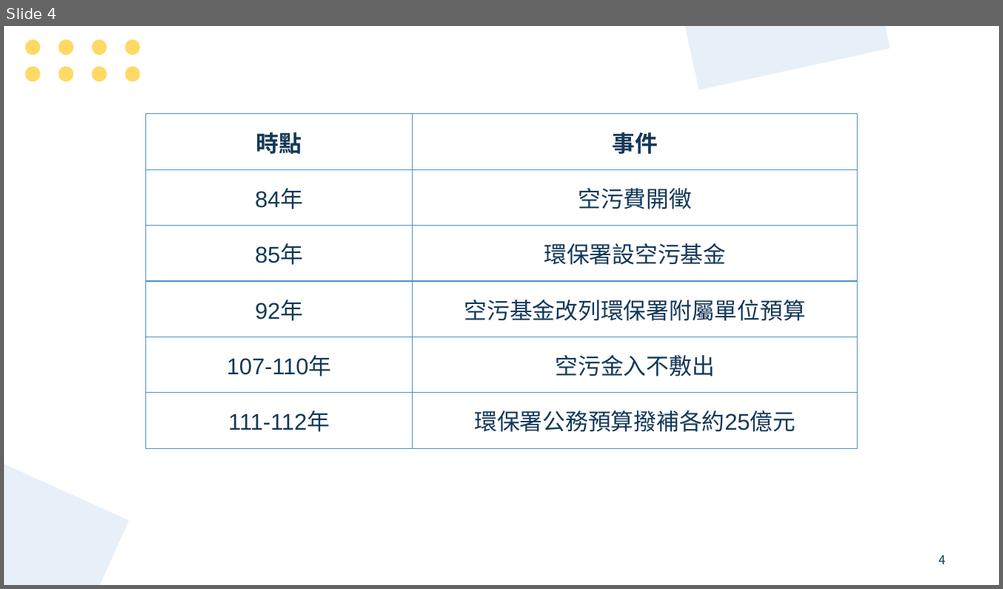
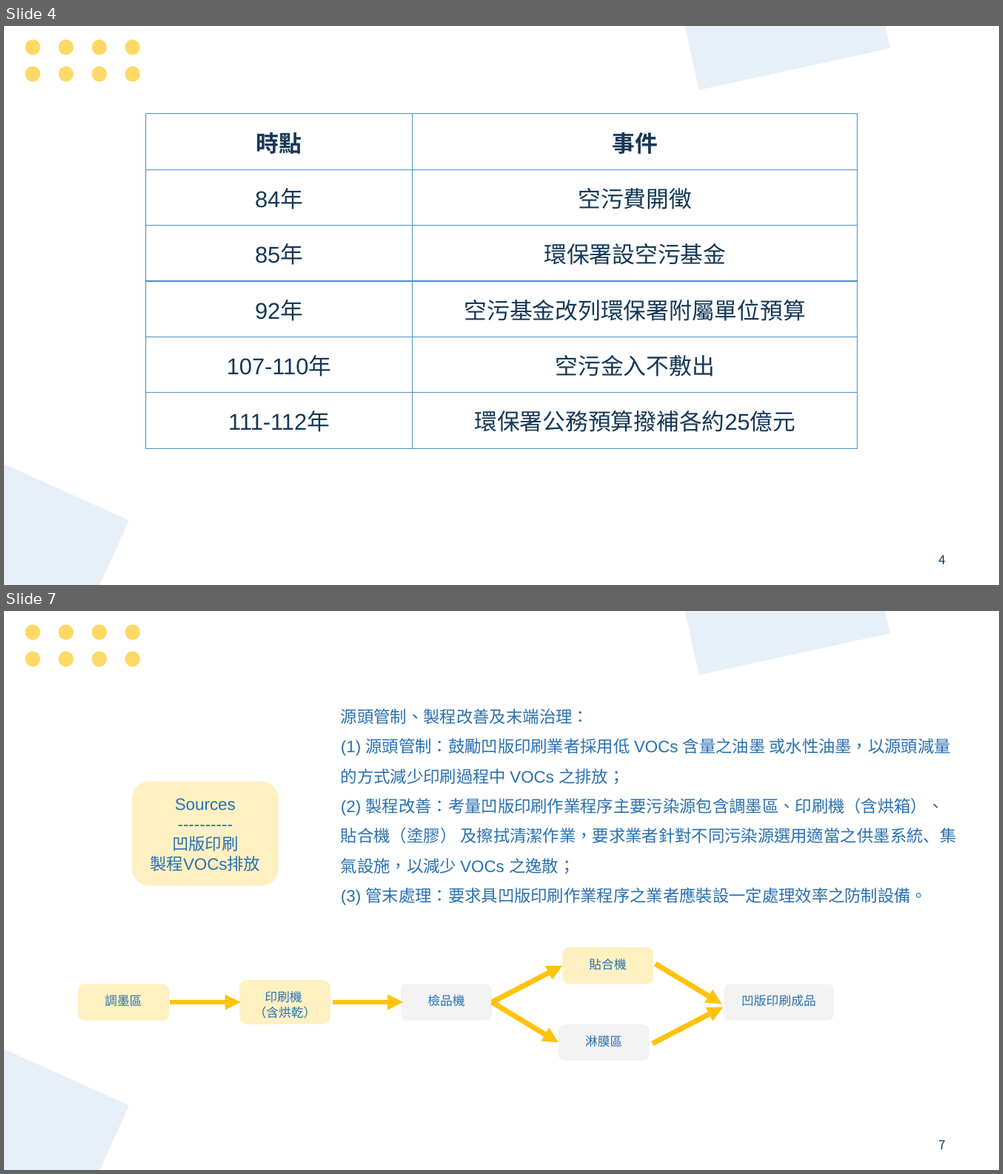
Before and after one commit to mt019/1121_Fiscal_Law, a slide deck: _material/_我的學期報告/_ppt/空氣污染防制基金.pptx. Shown one above the other, each under a label of ours: slide 4 before the commit, slides 4 and 7 after it; the slides between them are not shown. The pictures are 1003x589 and 1003x1174 pixels, drawn with LibreOffice and Linux fonts; fonts in the diff are those of the drawing. Boxes give left, top, right and bottom in pixels: in the first picture for what was removed or moved away, otherwise in the second. Text is boxed around its words. In the diff, an @@ line names an element or a change of style, - is before the commit and + after.

```diff
--- a/_material/_我的學期報告/_ppt/空氣污染防制基金.pptx
+++ b/_material/_我的學期報告/_ppt/空氣污染防制基金.pptx
@@ slide 7 added at box(4, 611, 999, 1170), background #FFFFFF; not listed: 11 template elements that a slide beside it also shows @@
@@ text added at box(341, 709, 956, 906), 16 pt, text #2970B1 @@
+源頭管制、製程改善及末端治理：
+(1) 源頭管制：鼓勵凹版印刷業者採用低 VOCs 含量之油墨 或水性油墨，以源頭減量的方式減少印刷過程中 VOCs 之排放；
+(2) 製程改善：考量凹版印刷作業程序主要污染源包含調墨區、印刷機（含烘箱）、貼合機（塗膠） 及擦拭清潔作業，要求業者針對不同污染源選用適當之供墨系統、集氣設施，以減少 VOCs 之逸散；
+(3) 管末處理：要求具凹版印刷作業程序之業者應裝設一定處理效率之防制設備。
@@ rounded rectangle added at box(132, 782, 279, 886), fill #FFF0C2, 16 pt, text #2970B1 @@
+Sources
+----------
+凹版印刷
+製程VOCs排放
@@ rounded rectangle added at box(562, 948, 653, 985), fill #FFF0C2, 12 pt, text #2970B1 @@
+貼合機
@@ arrow added from (655, 964) to (722, 1004), #FFC30D 5 pt @@
@@ rounded rectangle added at box(78, 984, 169, 1021), fill #FFF0C2, 12 pt, text #2970B1 @@
+調墨區
@@ rounded rectangle added at box(240, 980, 331, 1025), fill #FFF0C2, 12 pt, text #2970B1 @@
+印刷機
+（含烘乾）
@@ rounded rectangle added at box(401, 984, 492, 1021), fill #F3F3F3, 12 pt, text #2970B1 @@
+檢品機
@@ arrow added from (492, 1002) to (562, 966), #FFC30D 5 pt @@
@@ rounded rectangle added at box(724, 984, 834, 1021), fill #F3F3F3, 12 pt, text #2970B1 @@
+凹版印刷成品
@@ arrow added from (170, 1002) to (241, 1002), #FFC30D 5 pt @@
@@ arrow added from (333, 1002) to (403, 1002), #FFC30D 5 pt @@
@@ arrow added from (492, 1002) to (558, 1043), #FFC30D 5 pt @@
@@ arrow added from (652, 1044) to (723, 1007), #FFC30D 5 pt @@
@@ rounded rectangle added at box(558, 1025, 649, 1061), fill #F3F3F3, 12 pt, text #2970B1 @@
+淋膜區
```
Also in this commit, not shown: 4 slides changed, 15 other slides added, 9 slides removed, 11 other files.
